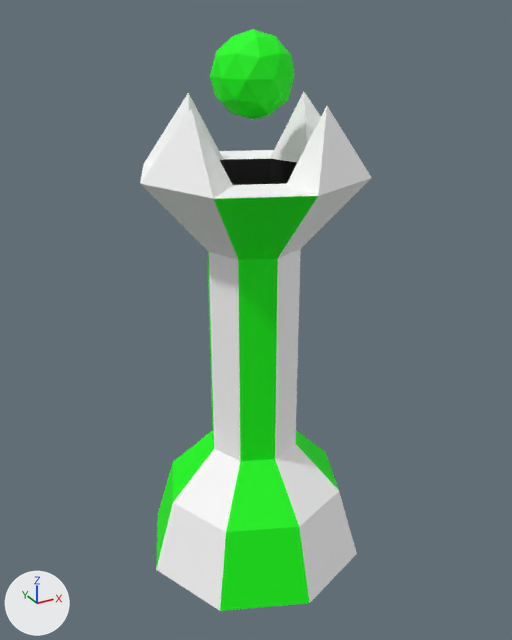
The FBX model AsyncTD/Assets/Models/tower3.fbx: old version first, new version second.
The view is the same before and after, from a 50 mm lens placed at (-1.304, -2.396, 2.309), pointed at (0.01, -0.006, 1.114). The axes (+X, +Y, +Z) are drawn at lower left. The lights are the same throughout. Where no turn or scale is listed for an object, it has been applied to the vertices.
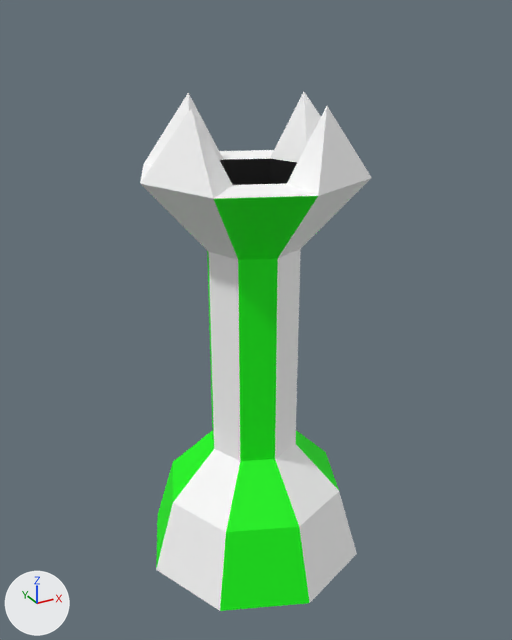
The change in detail:
Object 'Icosphere.005' (ob_icosphere_005) is deleted.

Location of each change, [x1, y1, x2, y2] in pixels of the pictures (512 x 640 px):
'Icosphere.005', deleted (green)
    before: [210, 29, 294, 120]
